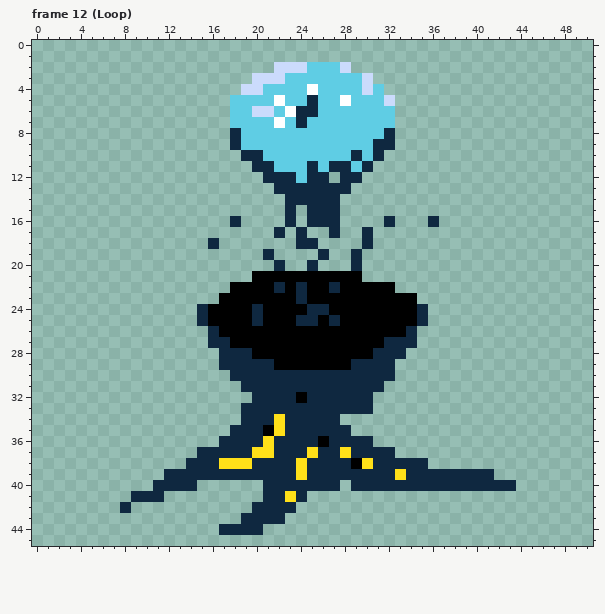
Pixel-art file, stored at World/Entities/Plants/DarkPlant/plant-dark-eye.aseprite. The first picture shows the starting point.
51x46 pixels, 17 frames. Shown: frame 12 (Loop). The commit also changed other frames, which this record leaves out.
After:
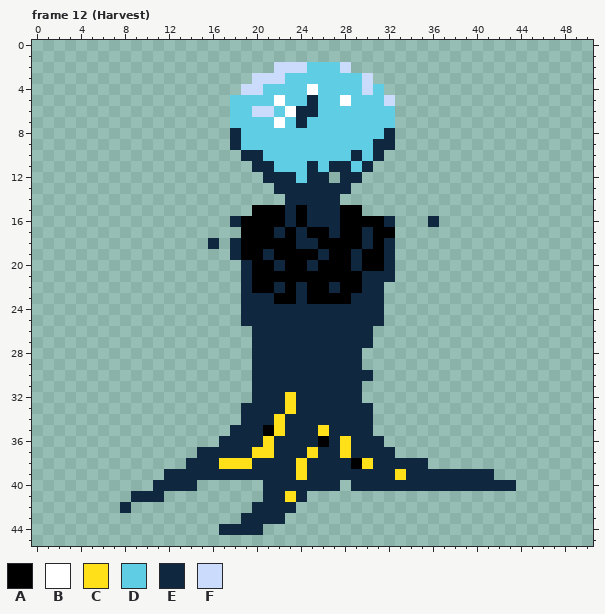
Palette (. is transparent): A #000000  B #ffffff  C #ffe019  D #5fcde4  E #0f2840  F #cbdbfc
Changes in this commit:
Frame 12 (Harvest), layer "Layer 1":
y 15: x 20..22 ... -> AAA; x 24 . -> A; x 28..29 .. -> AA
y 16: x 19..22 .... -> AAAA; x 24 . -> A; x 28..31 .... -> AAAA
y 17: x 19..21 ... -> AAA; x 23 . -> A; x 25..26 .. -> AA; x 28..29 .. -> AA; x 31..32 .. -> AA
y 18: x 18..23 ...... -> EAAAAA; x 26..29 .... -> AAAA; x 31..32 .. -> AE
y 19: x 18..20 ... -> EAA; x 22..25 .... -> AAAA; x 27..28 .. -> AA; x 30..32 ... -> AAE
y 20: x 19..21 ... -> EAA; x 23..24 .. -> AA; x 26..28 ... -> AAA; x 30..32 ... -> AAE
y 21: x 19 . -> E; x 30..32 ... -> EEE
y 22: x 18..19 AA -> .E; x 30..32 AAA -> EE.
y 23: x 17..21 AAAAA -> ..EEE; x 29..34 AAAAAA -> EEE...
y 24: x 15..19 EAAAA -> ....E; x 21..24 AAAA -> EEEE; x 27..35 AAAAAAAAE -> EEEEE....
y 25: x 15..19 EAAAA -> ....E; x 21..23 AAA -> EEE; x 26 A -> E; x 28..35 AAAAAAAE -> EEEE....
y 26: x 16..34 EAAAAAAAAAAAAAAAAAE -> ....EEEEEEEEEEE....
y 27: x 16..34 EEAAAAAAAAAAAAAAEEE -> ....EEEEEEEEEEE....
y 28: x 17..33 EEEAAAAAAAAAAAEEE -> ...EEEEEEEEEE....
y 29: x 17..19 EEE -> ...; x 22..28 AAAAAAA -> EEEEEEE; x 30..32 EEE -> ...
y 30: x 18..19 EE -> ..; x 31..32 EE -> ..
y 31: x 19 E -> .; x 30..31 EE -> ..
y 32: x 23..24 EA -> CE; x 30 E -> .
y 33: x 23 E -> C
y 34: x 28..30 ... -> EEE
y 35: x 26 E -> C; x 29..30 .. -> EE
y 36: x 28 E -> C; x 31 . -> E
Where, in picture pixels (left, top, right, bottom), the same in both pictures:
changed: (197, 205, 428, 447)
